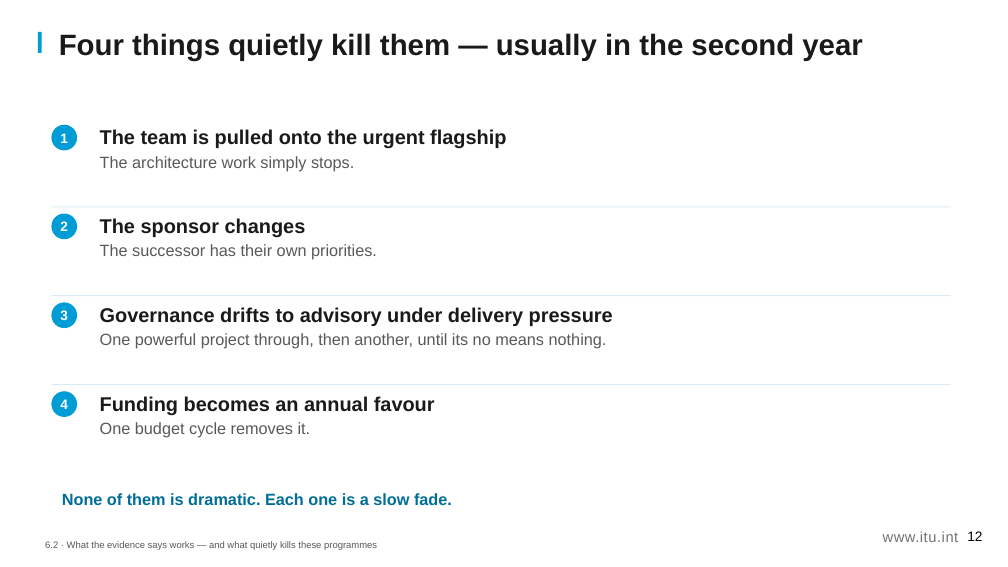
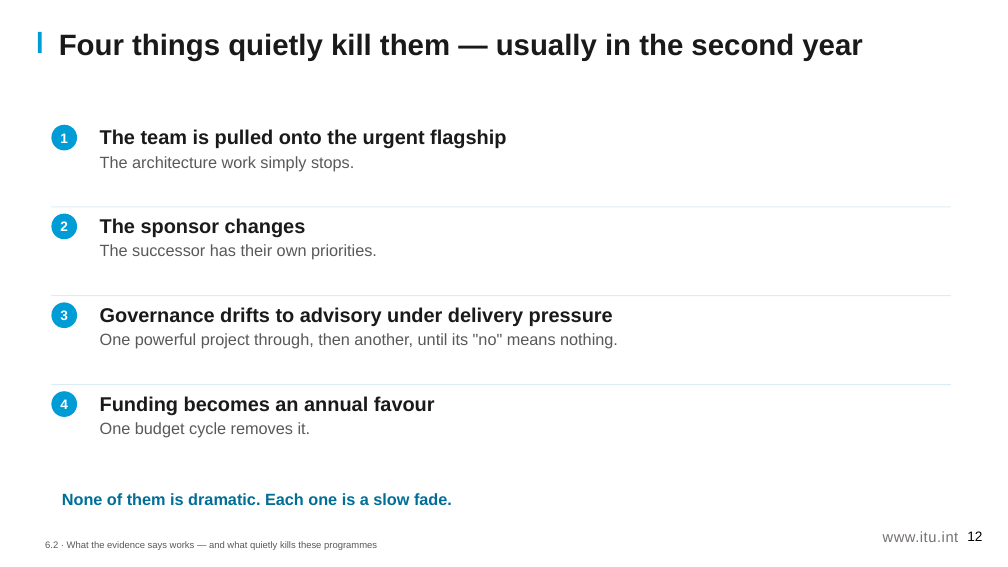
Before and after one commit to aarelaponin/geatdm-framework, a slide deck: slide 12 of 10-Knowledge-Products/KP1-GEA/videos/module_6/en/decks/KP1_M6_Deck_v0.1.pptx. Drawn at 1008x567 pixels with LibreOffice and Linux fonts; fonts in the diff are those of the drawing. Boxes give left, top, right and bottom in pixels: in the first picture for what was removed or moved away, otherwise in the second. Text is boxed around its words. In the diff, an @@ line names an element or a change of style, - is before the commit and + after.

```diff
--- a/10-Knowledge-Products/KP1-GEA/videos/module_6/en/decks/KP1_M6_Deck_v0.1.pptx
+++ b/10-Knowledge-Products/KP1-GEA/videos/module_6/en/decks/KP1_M6_Deck_v0.1.pptx
@@ text at box(100, 333, 618, 349): text changed @@
-One powerful project through, then another, until its no means nothing.
+One powerful project through, then another, until its "no" means nothing.
```
Also in this commit, not shown: 5 other slides changed, 45 other files.
